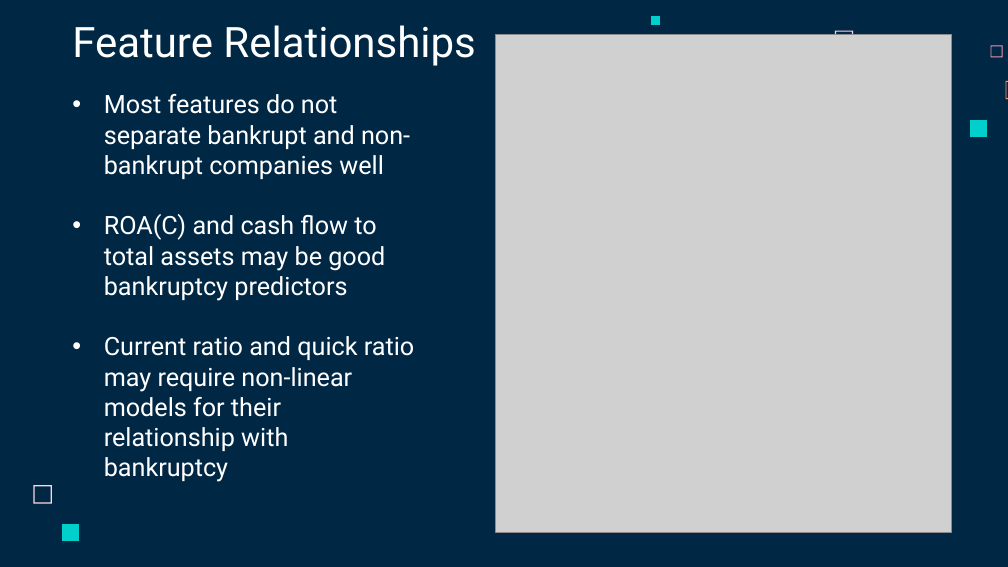
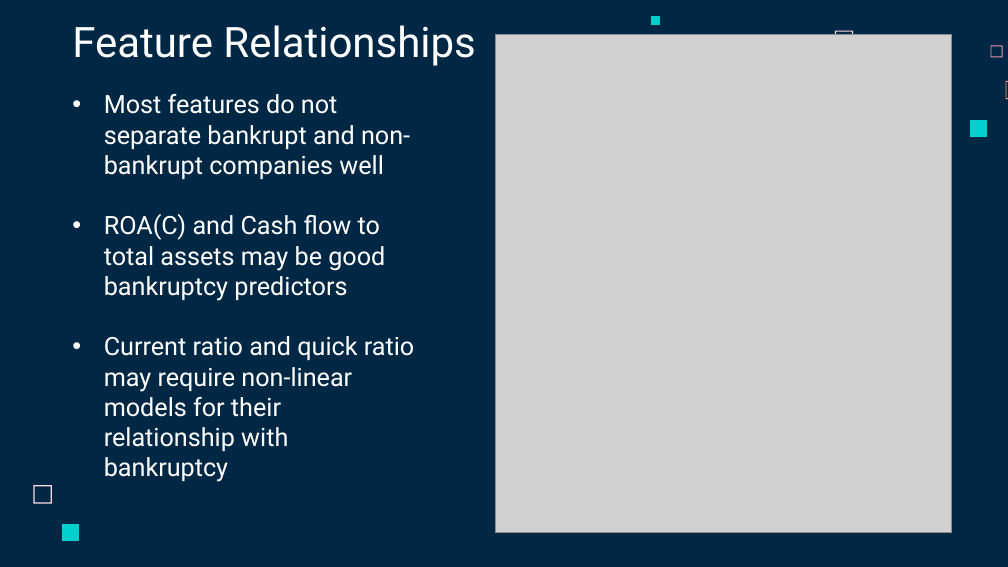
Before and after one commit to whoismanoj/Team8-Company-Bankruptcy-Prediction-Mini-Project-DSAI, a slide deck: slide 10 of SC1015 Project Slides_PT1 (Team 8).pptx (slide 9 before the commit). Drawn at 1008x567 pixels with LibreOffice and Linux fonts; fonts in the diff are those of the drawing; grey boxes stand for pictures. Boxes give left, top, right and bottom in pixels: in the first picture for what was removed or moved away, otherwise in the second. Text is boxed around its words. In the diff, an @@ line names an element or a change of style, - is before the commit and + after.

```diff
--- a/SC1015 Project Slides_PT1 (Team 8).pptx
+++ b/SC1015 Project Slides_PT1 (Team 8).pptx
@@ text at bbox=[104, 214, 385, 301]: text changed @@
-• ROA(C) and cash flow to total assets may be good bankruptcy predictors
+• ROA(C) and Cash flow to total assets may be good bankruptcy predictors
```
Also in this commit, not shown: 3 other slides changed, 1 slide added.
